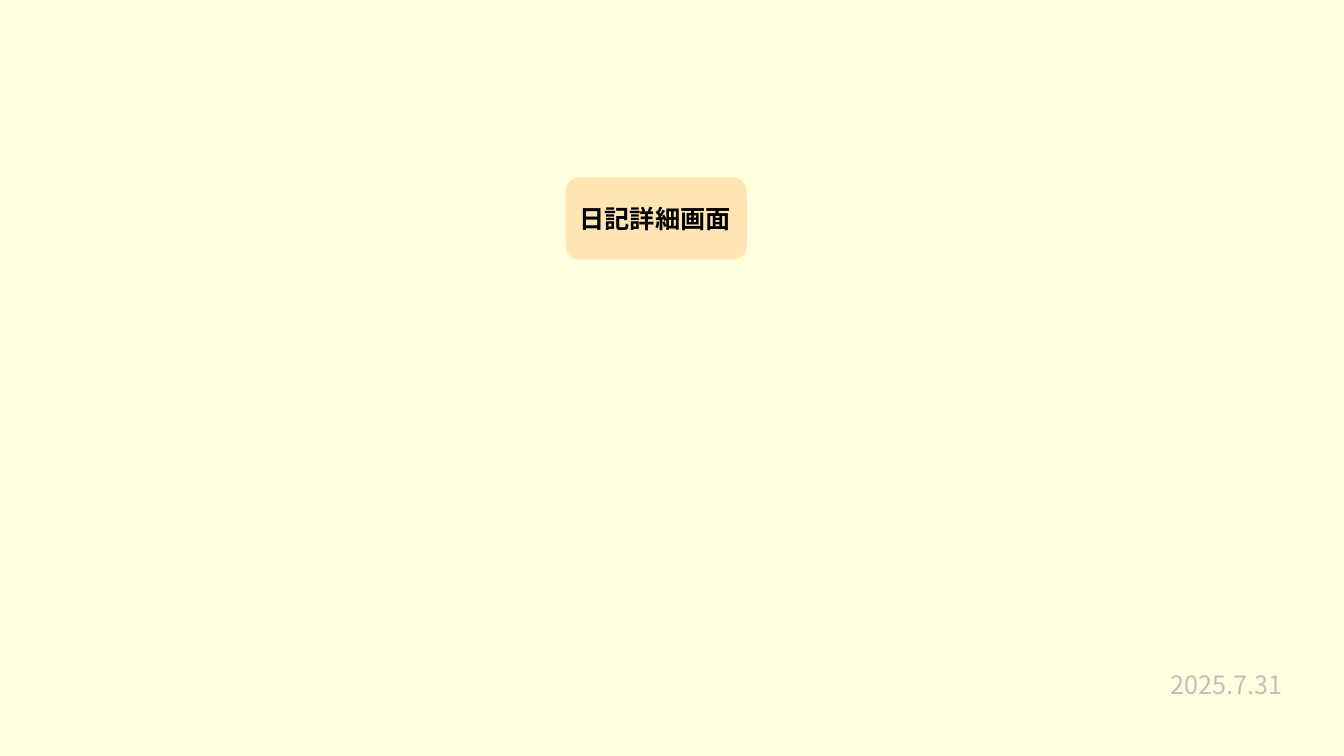
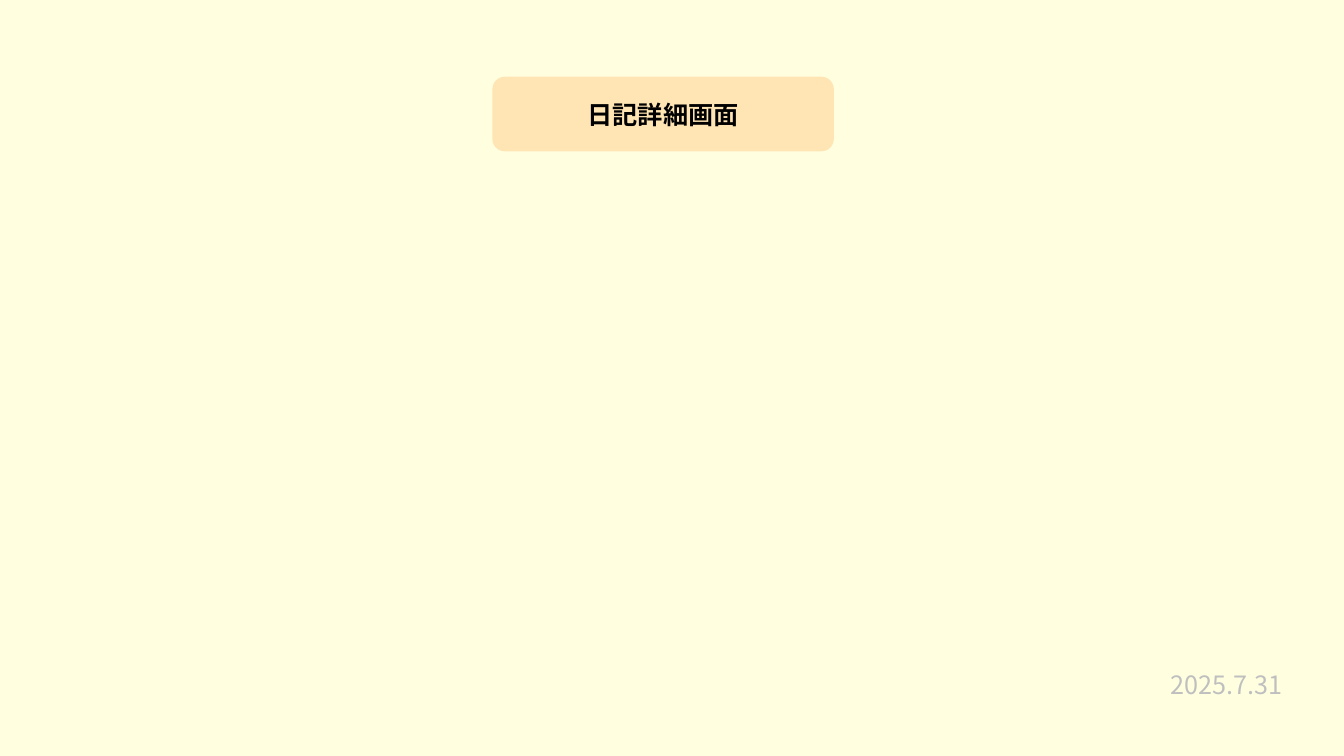
Before and after one commit to plusdojo2025/a2-7, a slide deck: slide 9 of 発表準備/7月成果発表会.pptx (slide 8 before the commit). Drawn at 1344x756 pixels with LibreOffice and Linux fonts; fonts in the diff are those of the drawing. Boxes give left, top, right and bottom in pixels: in the first picture for what was removed or moved away, otherwise in the second. Text is boxed around its words. In the diff, an @@ line names an element or a change of style, - is before the commit and + after.

```diff
--- a/発表準備/7月成果発表会.pptx
+++ b/発表準備/7月成果発表会.pptx
@@ rounded rectangle "日記詳細画面": place and size @@
-rounded rectangle "日記詳細画面" at [566,177,747,260]
+rounded rectangle "日記詳細画面" at [492,77,834,151]
@@ rounded rectangle "日記詳細画面" at [492,77,834,151]: alignment left to centre @@
```
Also in this commit, not shown: 7 other slides changed, 2 other files.
